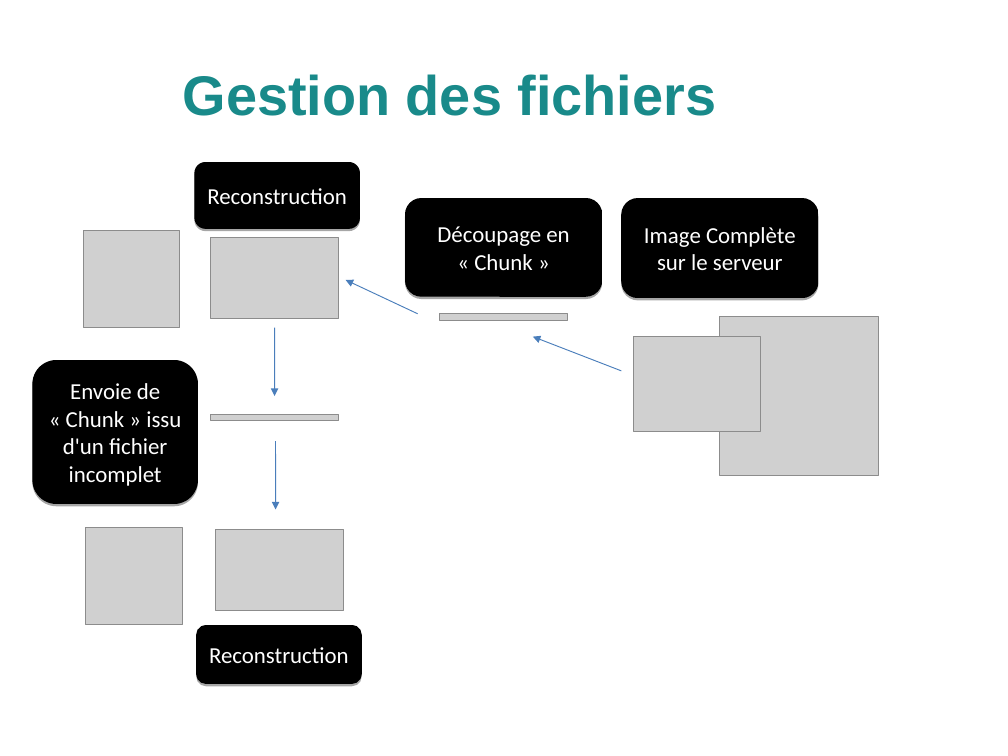
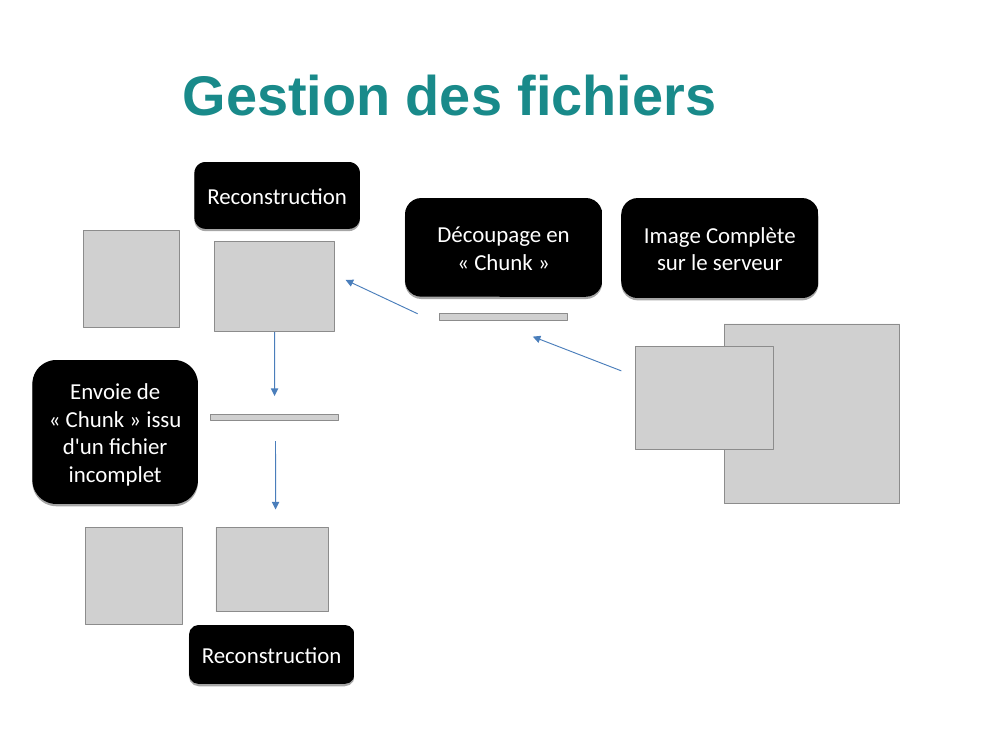
Before and after one commit to 64q/PolyPeer, a slide deck: slide 7 of doc/presentation/polypeer.odp. Drawn at 1008x756 pixels with LibreOffice and Linux fonts; fonts in the diff are those of the drawing; grey boxes stand for pictures; background and template pictures are left out. Boxes give left, top, right and bottom in pixels: in the first picture for what was removed or moved away, otherwise in the second. Text is boxed around its words. In the diff, an @@ line names an element or a change of style, - is before the commit and + after.

```diff
--- a/doc/presentation/polypeer.odp
+++ b/doc/presentation/polypeer.odp
@@ picture: place and size @@
-picture at bbox=[211, 238, 339, 319]
+picture at bbox=[215, 241, 335, 331]
@@ picture: place and size @@
-picture at bbox=[720, 316, 878, 475]
+picture at bbox=[724, 324, 900, 504]
@@ picture: place and size @@
-picture at bbox=[634, 337, 761, 432]
+picture at bbox=[636, 347, 774, 451]
@@ picture: place and size @@
-picture at bbox=[216, 530, 344, 611]
+picture at bbox=[216, 528, 328, 612]
@@ freeform shape "Reconstruction": place and size @@
-freeform shape "Reconstruction" at bbox=[197, 625, 362, 684]
+freeform shape "Reconstruction" at bbox=[189, 625, 355, 684]
```
Also in this commit, not shown: 1 other slide changed.
